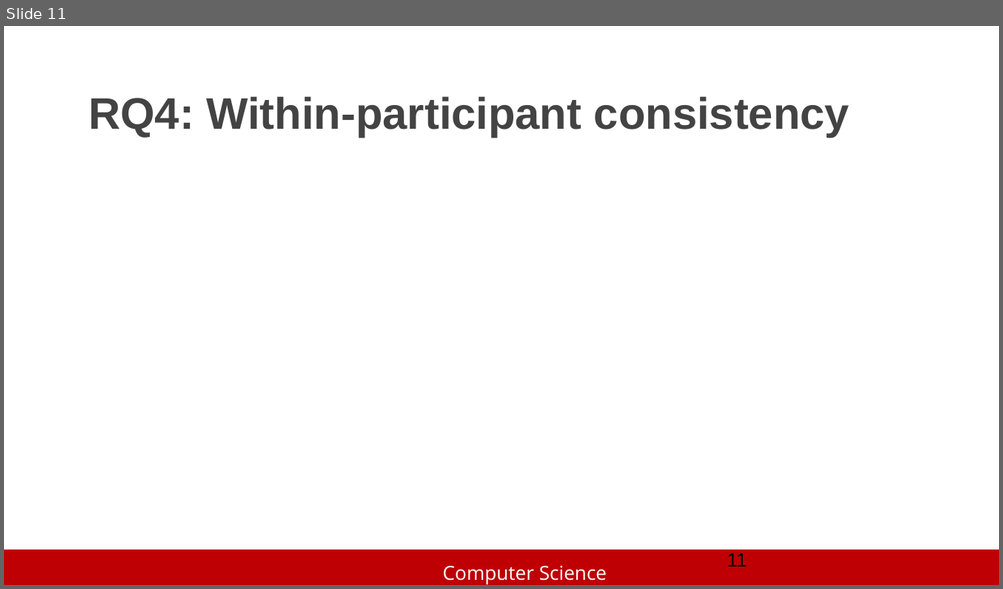
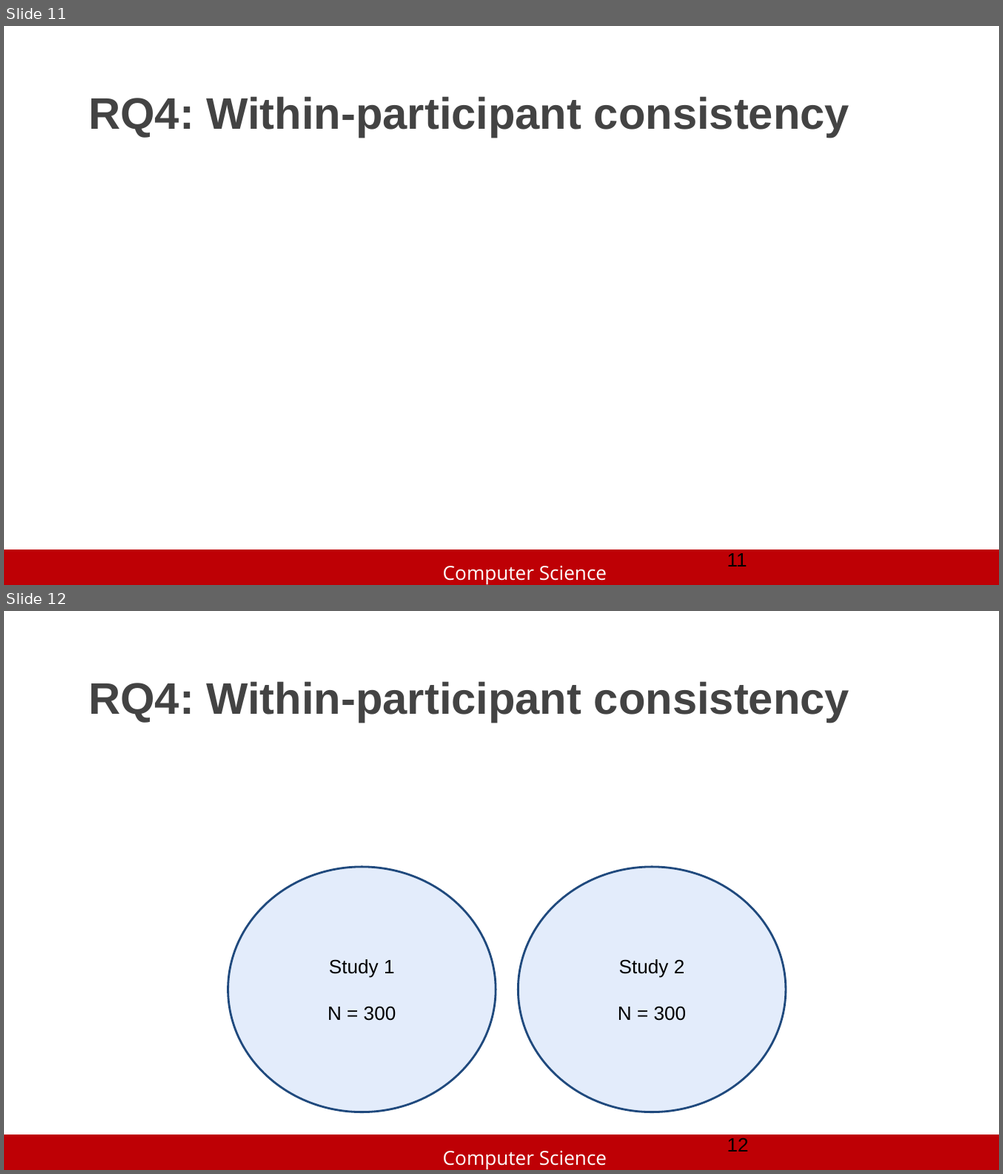
Before and after one commit to slhttc/slhttc.github.io, a slide deck: cv/Exploring Crowd Consistency in a Mechanical Turk Survey.pptx. Shown one above the other, each under a label of ours: slide 11 before the commit, slides 11 and 12 after it. The pictures are 1003x589 and 1003x1174 pixels, drawn with LibreOffice and Linux fonts; fonts in the diff are those of the drawing; background and template pictures are left out. Boxes give left, top, right and bottom in pixels: in the first picture for what was removed or moved away, otherwise in the second. Text is boxed around its words. In the diff, an @@ line names an element or a change of style, - is before the commit and + after.

```diff
--- a/cv/Exploring Crowd Consistency in a Mechanical Turk Survey.pptx
+++ b/cv/Exploring Crowd Consistency in a Mechanical Turk Survey.pptx
@@ slide 12 added at (x1=4, y1=611, x2=999, y2=1170), background #FFFFFF; not listed: 2 template elements that a slide beside it also shows @@
@@ title added at (x1=88, y1=681, x2=849, y2=722), 32 pt, text #434343, bold @@
+RQ4: Within-participant consistency
@@ ellipse added at (x1=227, y1=866, x2=495, y2=1112), fill #C9DAF8 at 50% opacity, outline #1F497D 1.5 pt, 14 pt, text #000000 @@
+Study 1
+N = 300
@@ ellipse added at (x1=518, y1=866, x2=785, y2=1112), fill #C9DAF8 at 50% opacity, outline #1F497D 1.5 pt, 14 pt, text #000000 @@
+Study 2
+N = 300
@@ page number added at (x1=727, y1=1138, x2=748, y2=1152), 14 pt, text #000000 @@
+12
```
Also in this commit, not shown: 6 slides changed, 6 other slides added, 3 slides removed.
